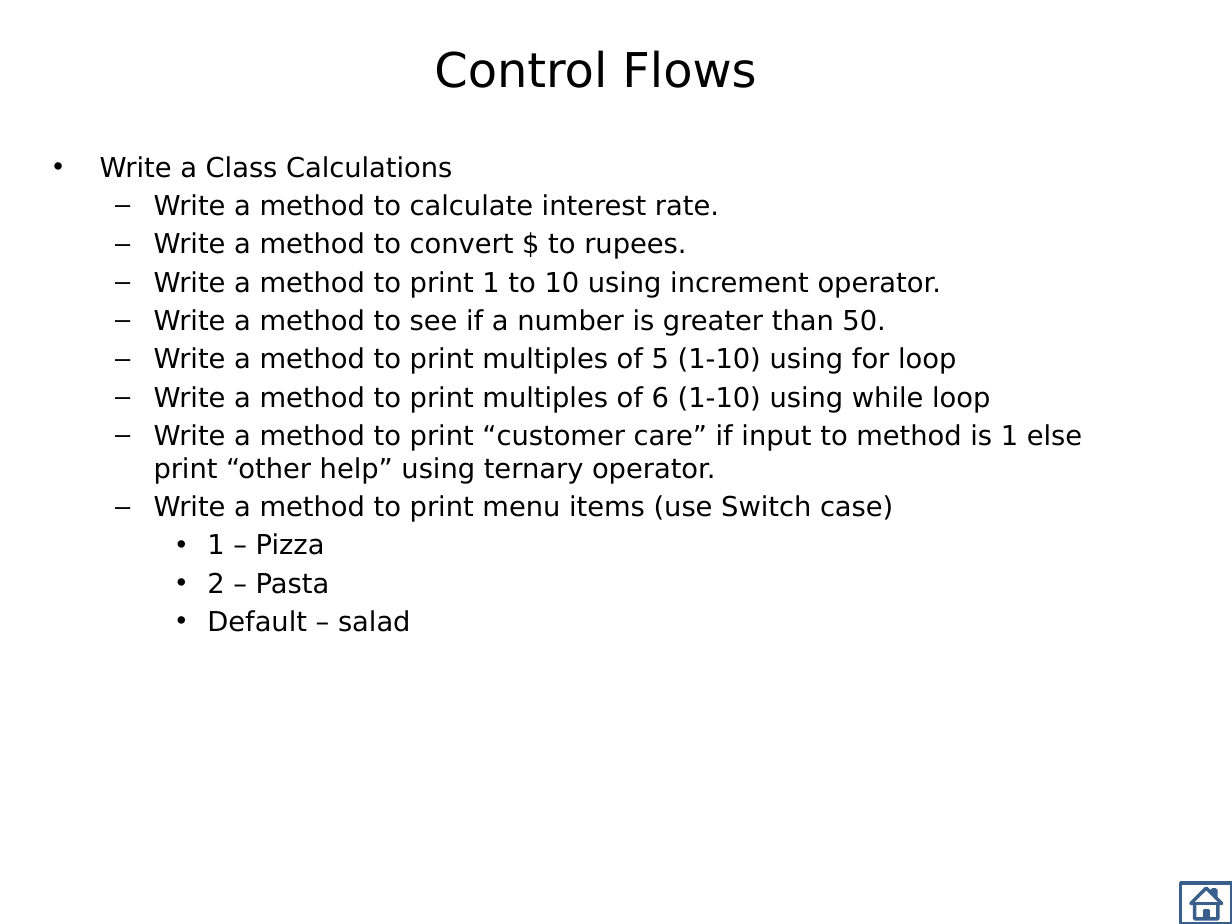
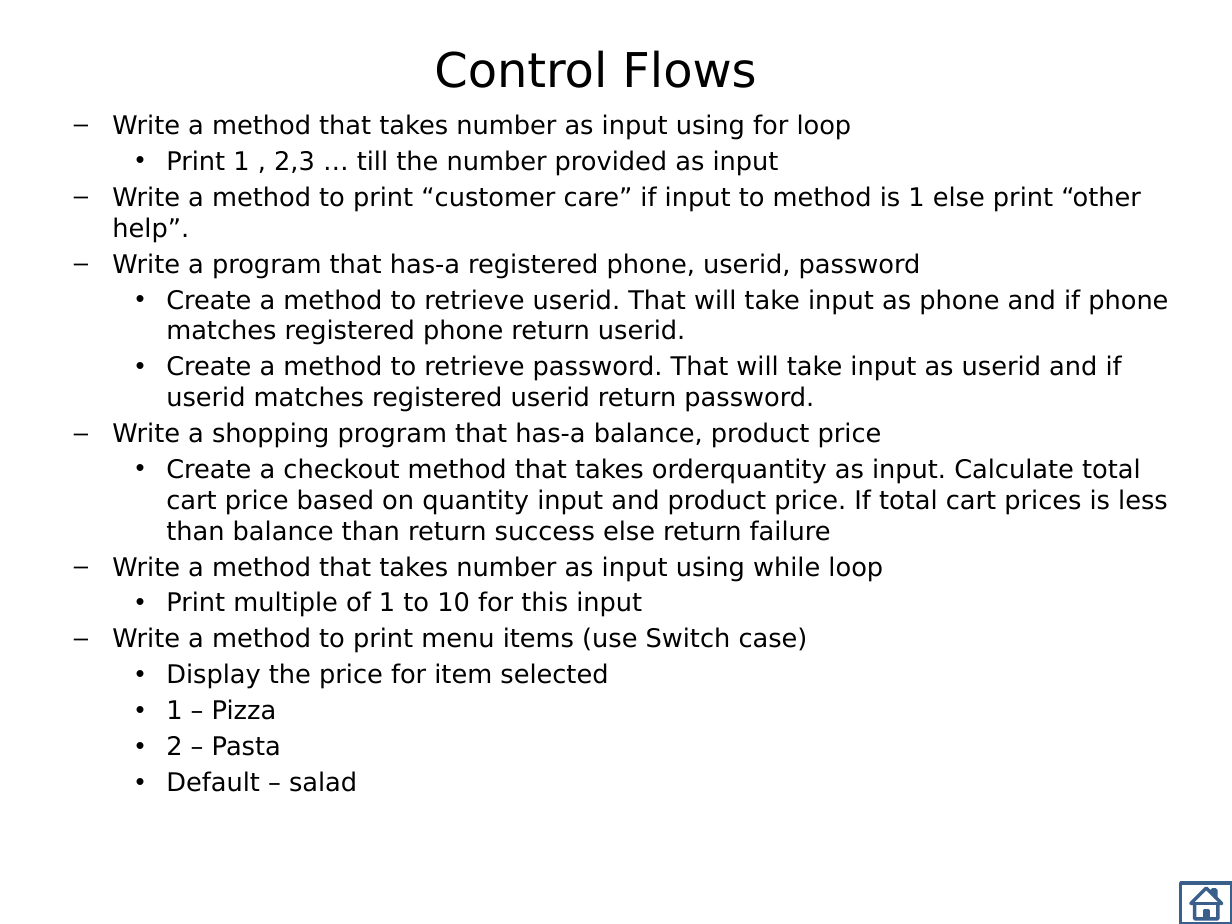
Before and after one commit to thinkcodegravity/dec24java, a slide deck: slide 9 of Assignments.pptx. Drawn at 1232x924 pixels with LibreOffice and Linux fonts; fonts in the diff are those of the drawing. Boxes give left, top, right and bottom in pixels: in the first picture for what was removed or moved away, otherwise in the second. Text is boxed around its words. In the diff, an @@ line names an element or a change of style, - is before the commit and + after.

Commit message:
control flow

```diff
--- a/Assignments.pptx
+++ b/Assignments.pptx
@@ text "Write a method that takes ...": place and size @@
-text "Write a method that takes ..." at [100,156,1082,632]
+text "Write a method that takes ..." at [112,114,1168,689]
@@ text at [112,114,1168,617]: text changed; size 16 to 15 pt @@
-• Write a Class Calculations
-  – Write a method to calculate interest rate.
-  – Write a method to convert $ to rupees.
-  – Write a method to print 1 to 10 using increment operator.
-  – Write a method to see if a number is greater than 50.
-  – Write a method to print multiples of 5 (1-10) using for loop
-  – Write a method to print multiples of 6 (1-10) using while loop
-  – Write a method to print “customer care” if input to method is 1 else print “other help” using ternary operator.
+  – Write a method that takes number as input using for loop
+    • Print 1 , 2,3 … till the number provided as input
+  – Write a method to print “customer care” if input to method is 1 else print “other help”.
+  – Write a program that has-a registered phone, userid, password
+    • Create a method to retrieve userid. That will take input as phone and if phone matches registered phone return userid.
+    • Create a method to retrieve password. That will take input as userid and if userid matches registered userid return password.
+  – Write a shopping program that has-a balance, product price
+    • Create a checkout method that takes orderquantity as input. Calculate total cart price based on quantity input and product price. If total cart prices is less than balance than return success else return failure
+  – Write a method that takes number as input using while loop
+    • Print multiple of 1 to 10 for this input
@@ text at [112,627,808,653]: size 16 to 15 pt in "Write a method to print menu items ...", "1 – Pizza", "2 – Pasta", "Default – salad" @@
@@ text at [166,663,608,689]: paragraph added @@
+    • Display the price for item selected
```
Also in this commit, not shown: 1 other slide changed, 5 other files.
